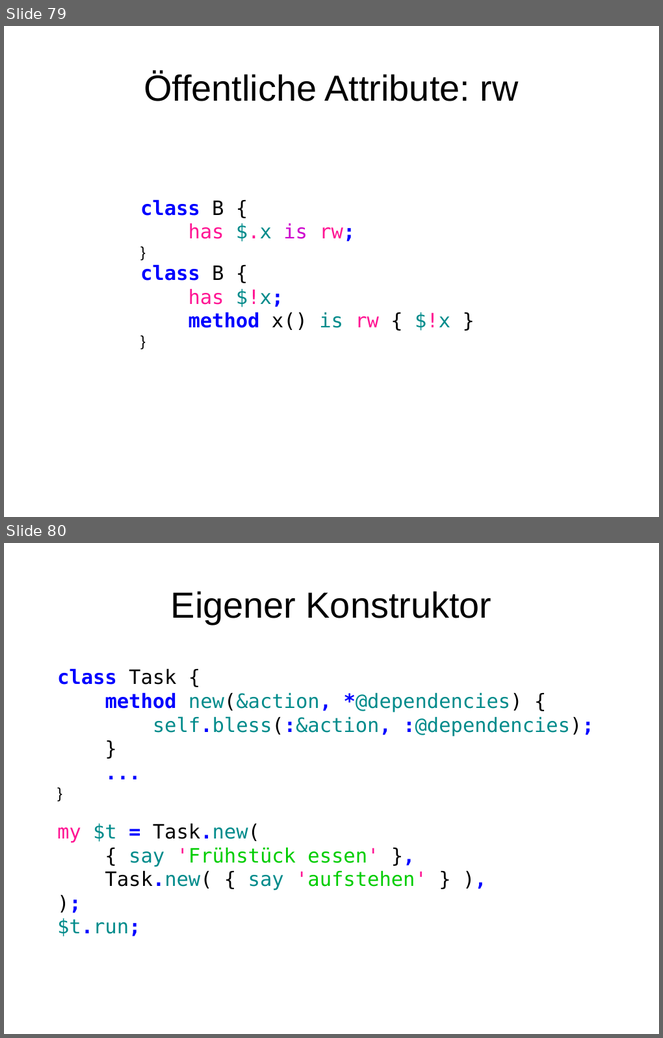
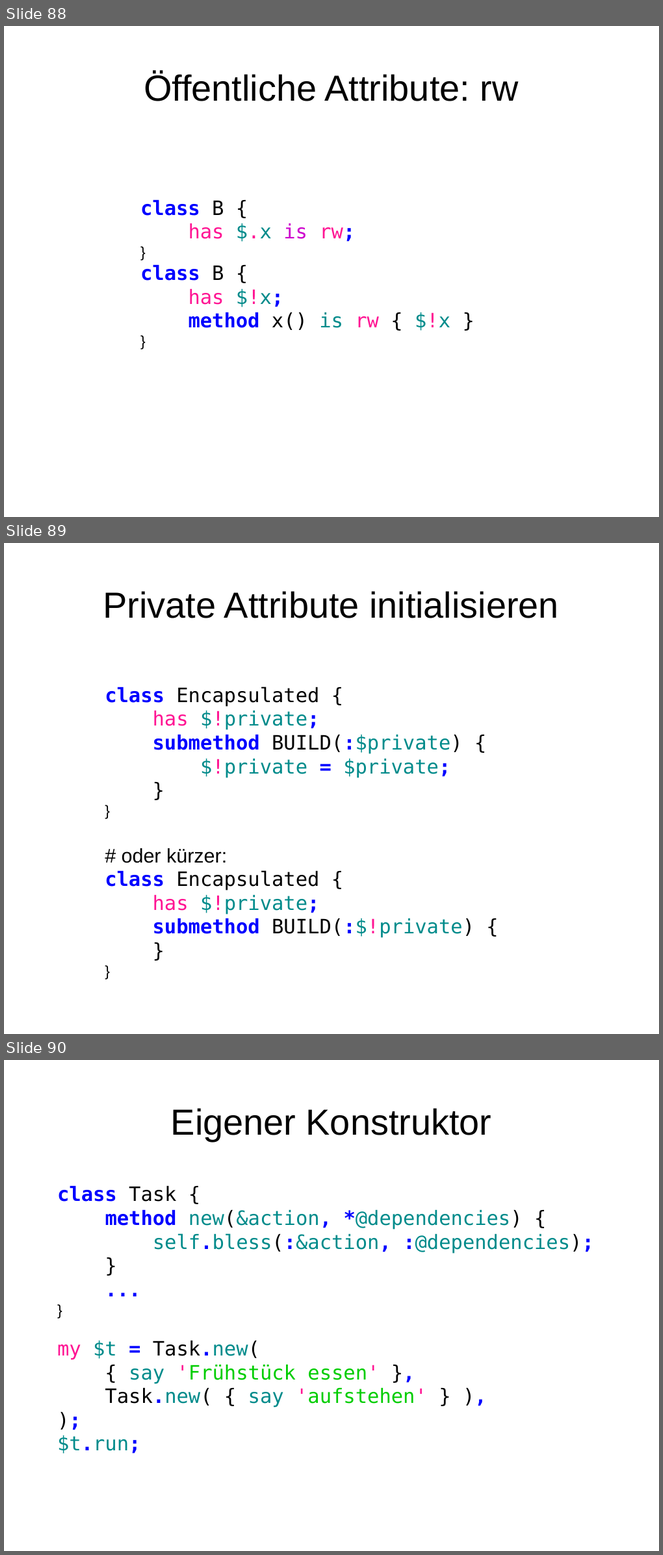
Before and after one commit to moritz/perl6-training-de, a slide deck: schulung.odp. Shown one above the other, each under a label of ours: slides 79 and 80 before the commit, slides 88, 89 and 90 after it. The pictures are 663x1038 and 663x1555 pixels, drawn with LibreOffice and Linux fonts; fonts in the diff are those of the drawing. Boxes give left, top, right and bottom in pixels: in the first picture for what was removed or moved away, otherwise in the second. Text is boxed around its words. In the diff, an @@ line names an element or a change of style, - is before the commit and + after.

```diff
--- a/schulung.odp
+++ b/schulung.odp
@@ slide 89 added at (4, 543, 659, 1034), background #FFFFFF @@
@@ title added at (103, 591, 559, 618), 44 pt, text #000000 @@
+Private Attribute initialisieren
@@ text added at (105, 687, 475, 938), 24 pt, text #000000 @@
+class Encapsulated {
+has $!private;
+submethod BUILD(:$private) {
+$!private = $private;
+}
+}
+# oder kürzer:
+class Encapsulated {
+has $!private;
+submethod BUILD(:$!private) {
+}
+}
@@ what was slide 79 is now slide 88 @@
@@ what was slide 80 is now slide 90 @@
```
Also in this commit, not shown: 9 other slides added, 3 other files.
